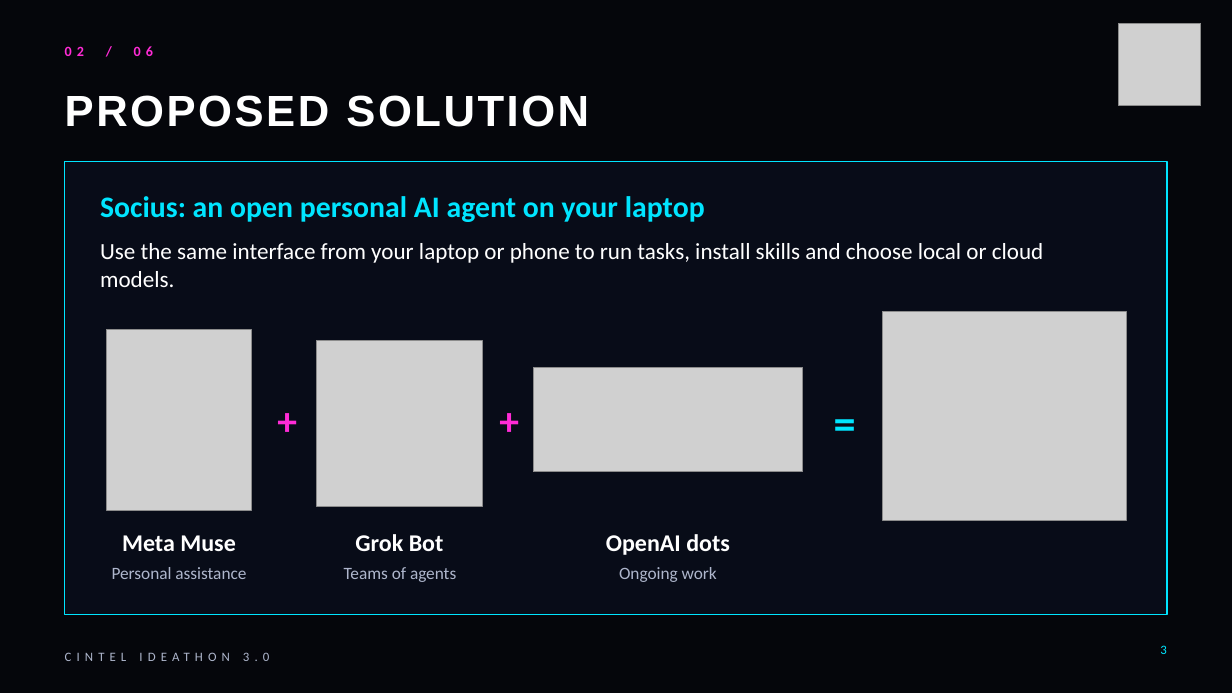
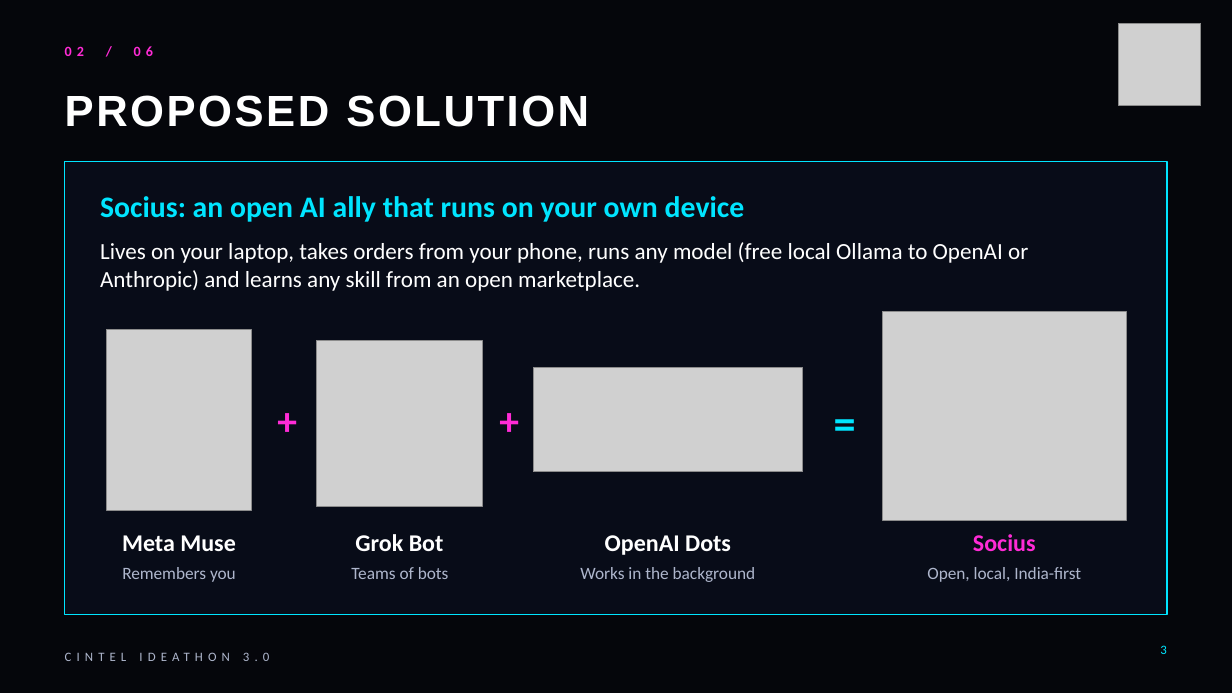
Before and after one commit to solnikhil/Socius, a slide deck: slide 3 of docs/pitch/ideathon-3.0/Socius_Ideathon_3.0_HQ_Final.pptx. Drawn at 1232x693 pixels with LibreOffice and Linux fonts; fonts in the diff are those of the drawing; grey boxes stand for pictures; background and template pictures are left out. Boxes give left, top, right and bottom in pixels: in the first picture for what was removed or moved away, otherwise in the second. Text is boxed around its words. In the diff, an @@ line names an element or a change of style, - is before the commit and + after.

```diff
--- a/docs/pitch/ideathon-3.0/Socius_Ideathon_3.0_HQ_Final.pptx
+++ b/docs/pitch/ideathon-3.0/Socius_Ideathon_3.0_HQ_Final.pptx
@@ text at (100, 196, 745, 222): text changed @@
-Socius: an open personal AI agent on your laptop
+Socius: an open AI ally that runs on your own device
@@ text at (100, 242, 1028, 291): text changed @@
-Use the same interface from your laptop or phone to run tasks, install skills and choose local or cloud models.
+Lives on your laptop, takes orders from your phone, runs any model (free local Ollama to OpenAI or Anthropic) and learns any skill from an open marketplace.
@@ text at (605, 535, 731, 555): text changed @@
-OpenAI dots
+OpenAI Dots
@@ text added at (973, 534, 1036, 551), 18.8 pt, text #FF2BD6, bold @@
+Socius
@@ text at (122, 567, 236, 582): text changed @@
-Personal assistance
+Remembers you
@@ text at (351, 567, 449, 579): text changed @@
-Teams of agents
+Teams of bots
@@ text at (580, 567, 756, 582): text changed @@
-Ongoing work
+Works in the background
@@ text added at (927, 567, 1081, 582), 13.5 pt, text #AEB6CC @@
+Open, local, India-first
```
Also in this commit, not shown: 6 other slides changed, 10 other files.
